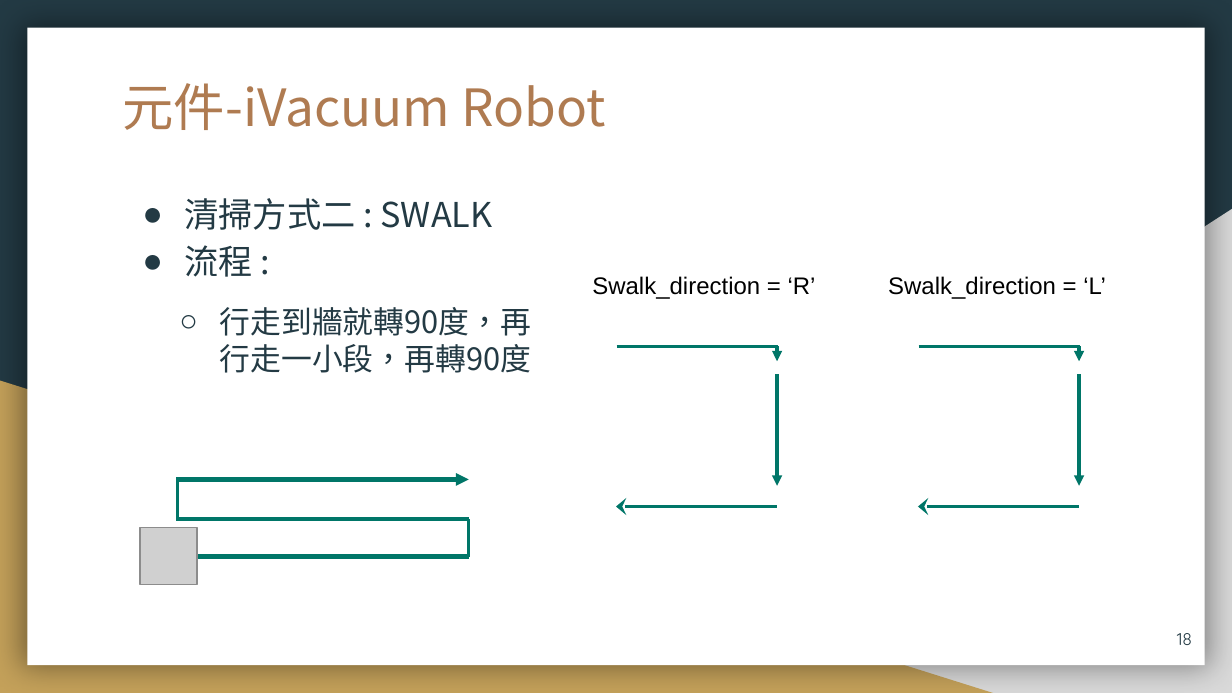
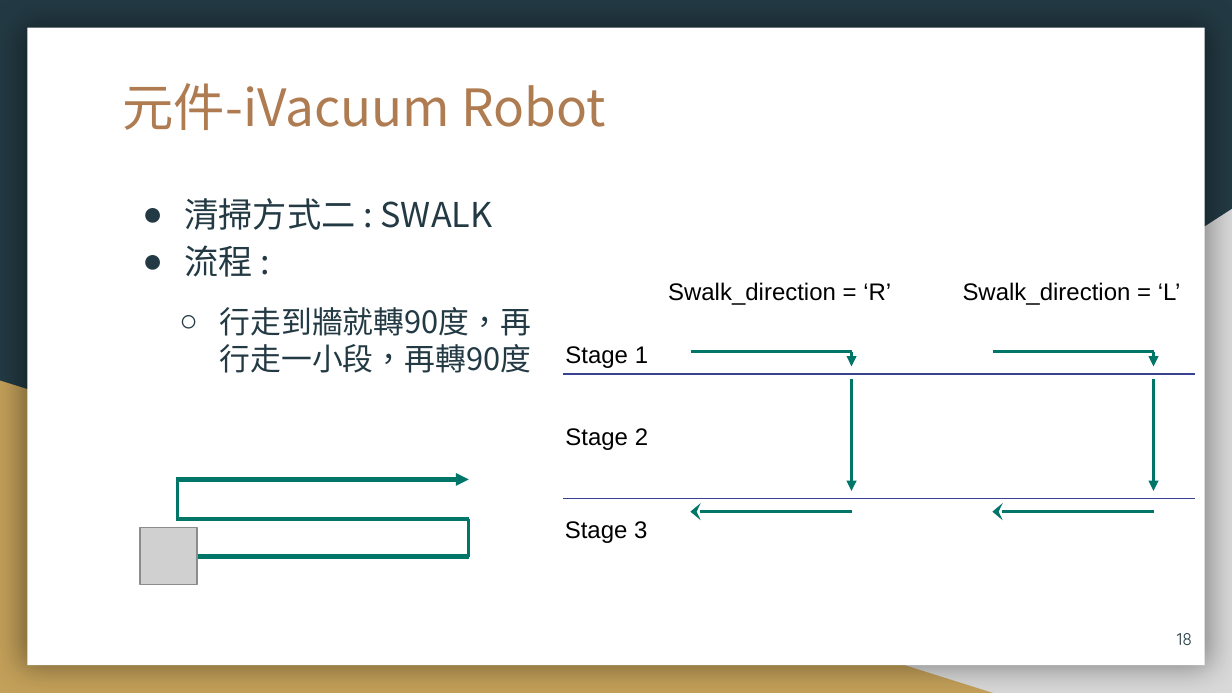
Before and after one commit to 106971001/AI, a slide deck: slide 18 of AI_Filnal_ppt.pptx. Drawn at 1232x693 pixels with LibreOffice and Linux fonts; fonts in the diff are those of the drawing; grey boxes stand for pictures. Boxes give left, top, right and bottom in pixels: in the first picture for what was removed or moved away, otherwise in the second. Text is boxed around its words. In the diff, an @@ line names an element or a change of style, - is before the commit and + after.

```diff
--- a/AI_Filnal_ppt.pptx
+++ b/AI_Filnal_ppt.pptx
@@ text added at <box>565,346,648,368</box>, 14 pt, text #000000 @@
+Stage 1
@@ line added from (563, 375) to (1195, 375), #3A4293 0.75 pt @@
@@ text added at <box>565,428,648,450</box>, 14 pt, text #000000 @@
+Stage 2
@@ line added from (563, 499) to (1195, 499), #3A4293 0.75 pt @@
@@ text added at <box>565,521,647,543</box>, 14 pt, text #000000 @@
+Stage 3
@@ 6 arrows, 2 texts, 2 lines: place and size @@
-6 arrows, 2 texts, 2 lines at <box>592,276,1106,506</box>
+6 arrows, 2 texts, 2 lines at <box>668,282,1181,511</box>
```
Also in this commit, not shown: 5 other slides changed, 1 slide removed, 2 other files.
